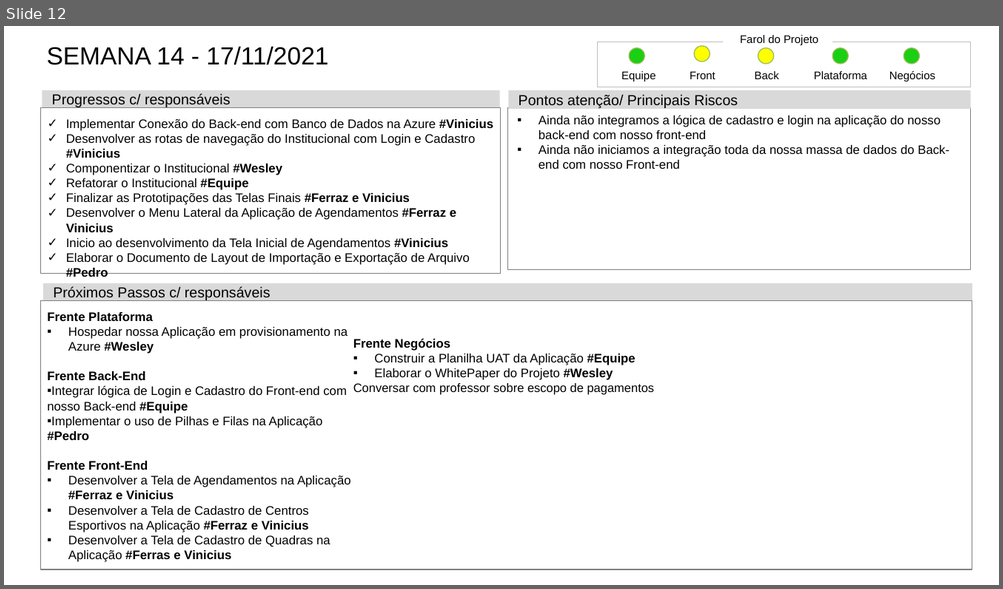
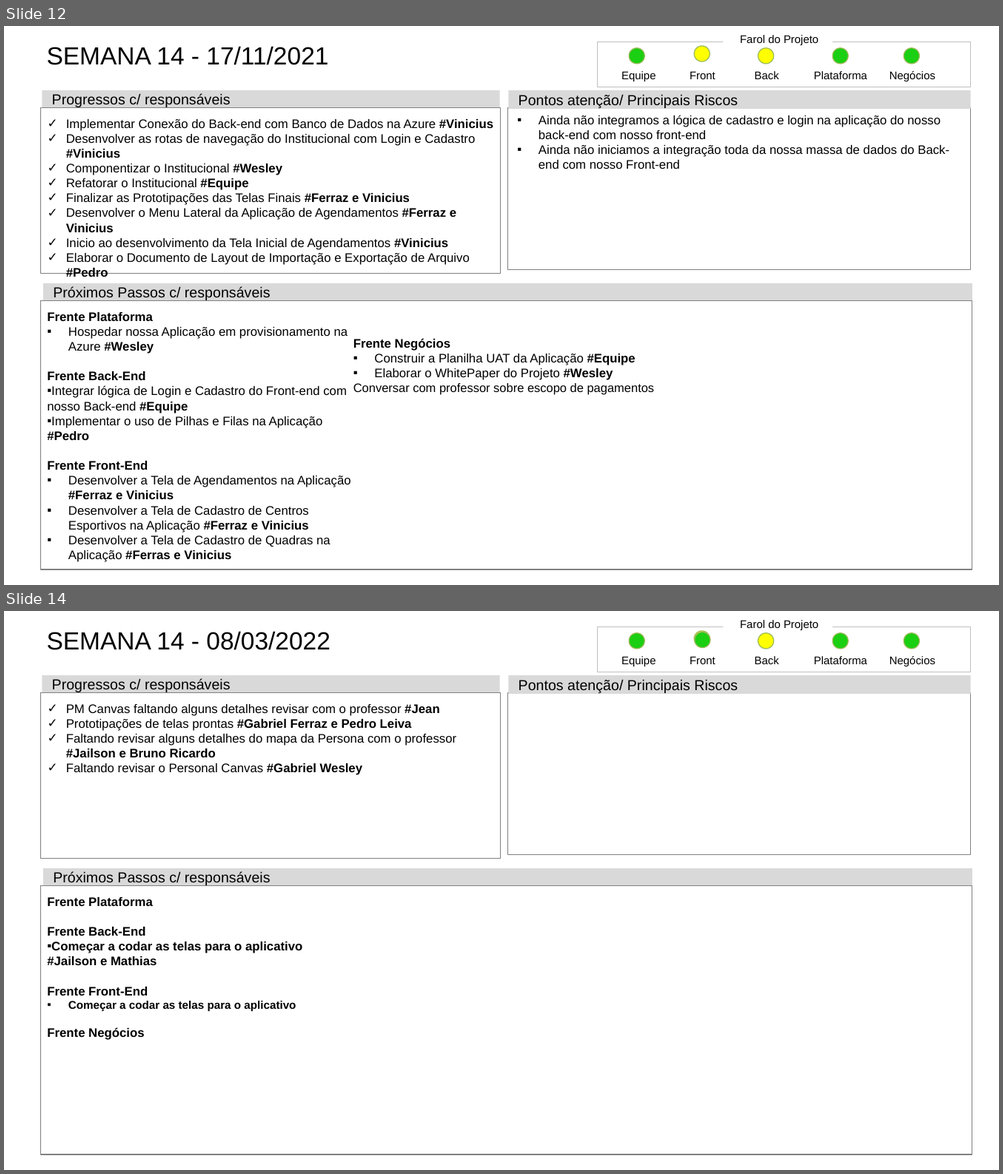
Before and after one commit to Biellferraz/Resenha, a slide deck: documentacao/status-report/Status_Report_-_Grupo_09.pptx. Shown one above the other, each under a label of ours: slide 12 before the commit, slides 12 and 14 after it; the slides between them are not shown. The pictures are 1003x589 and 1003x1174 pixels, drawn with LibreOffice and Linux fonts; fonts in the diff are those of the drawing. Boxes give left, top, right and bottom in pixels: in the first picture for what was removed or moved away, otherwise in the second. Text is boxed around its words. In the diff, an @@ line names an element or a change of style, - is before the commit and + after.

```diff
--- a/documentacao/status-report/Status_Report_-_Grupo_09.pptx
+++ b/documentacao/status-report/Status_Report_-_Grupo_09.pptx
@@ slide 14 added at [4, 611, 999, 1170], background #FFFFFF @@
@@ title added at [47, 631, 330, 650], 26.5 pt, text #000000 @@
+SEMANA 14 - 08/03/2022
@@ rectangle added at [597, 627, 970, 672], outline #BFBFBF 0.5 pt @@
@@ ellipse added at [694, 631, 710, 647], fill #FFFF00, outline #9BBB59 1 pt @@
@@ ellipse added at [694, 632, 710, 647], fill #1BCF13, outline #9BBB59 1 pt @@
@@ text added at [740, 620, 818, 630], 11.8 pt, text #000000 @@
+Farol do Projeto
@@ ellipse added at [629, 633, 644, 649], fill #1BCF13, outline #9BBB59 1 pt @@
@@ ellipse added at [758, 633, 774, 649], fill #FFFF00, outline #9BBB59 1 pt @@
@@ ellipse added at [832, 633, 848, 649], fill #1BCF13, outline #9BBB59 1 pt @@
@@ ellipse added at [903, 633, 919, 649], fill #1BCF13, outline #9BBB59 1 pt @@
@@ rectangle added at [42, 675, 500, 693], fill #D9D9D9, 15.4 pt, text #000000 @@
+Progressos c/ responsáveis
@@ rectangle added at [508, 675, 970, 694], fill #D9D9D9, 15.4 pt, text #000000 @@
+Pontos atenção/ Principais Riscos
@@ text added at [621, 656, 655, 667], 11.8 pt, text #000000 @@
+Equipe
@@ text added at [689, 656, 715, 664], 11.8 pt, text #000000 @@
+Front
@@ text added at [754, 656, 779, 664], 11.8 pt, text #000000 @@
+Back
@@ text added at [814, 656, 867, 664], 11.8 pt, text #000000 @@
+Plataforma
@@ text added at [889, 656, 935, 667], 11.8 pt, text #000000 @@
+Negócios
@@ rectangle added at [40, 693, 500, 859], outline #808080 1 pt, 13.2 pt, text #000000 @@
+✓ PM Canvas faltando alguns detalhes revisar com o professor #Jean
+✓ Prototipações de telas prontas #Gabriel Ferraz e Pedro Leiva
+✓ Faltando revisar alguns detalhes do mapa da Persona com o professor #Jailson e Bruno Ricardo
+✓ Faltando revisar o Personal Canvas #Gabriel Wesley
@@ rectangle added at [507, 693, 970, 855], outline #808080 1 pt @@
@@ rectangle added at [43, 869, 972, 886], fill #D9D9D9, 15.4 pt, text #000000 @@
+Próximos Passos c/ responsáveis
@@ rectangle added at [40, 886, 972, 1155], outline #808080 1 pt, 13.2 pt, text #000000, bold @@
+  Frente Plataforma
+  Frente Back-End
+  ▪ Começar a codar as telas para o aplicativo #Jailson e Mathias
+  Frente Front-End
+  ▪ Começar a codar as telas para o aplicativo
+  Frente Negócios
```
Also in this commit, not shown: 1 other slide added.
